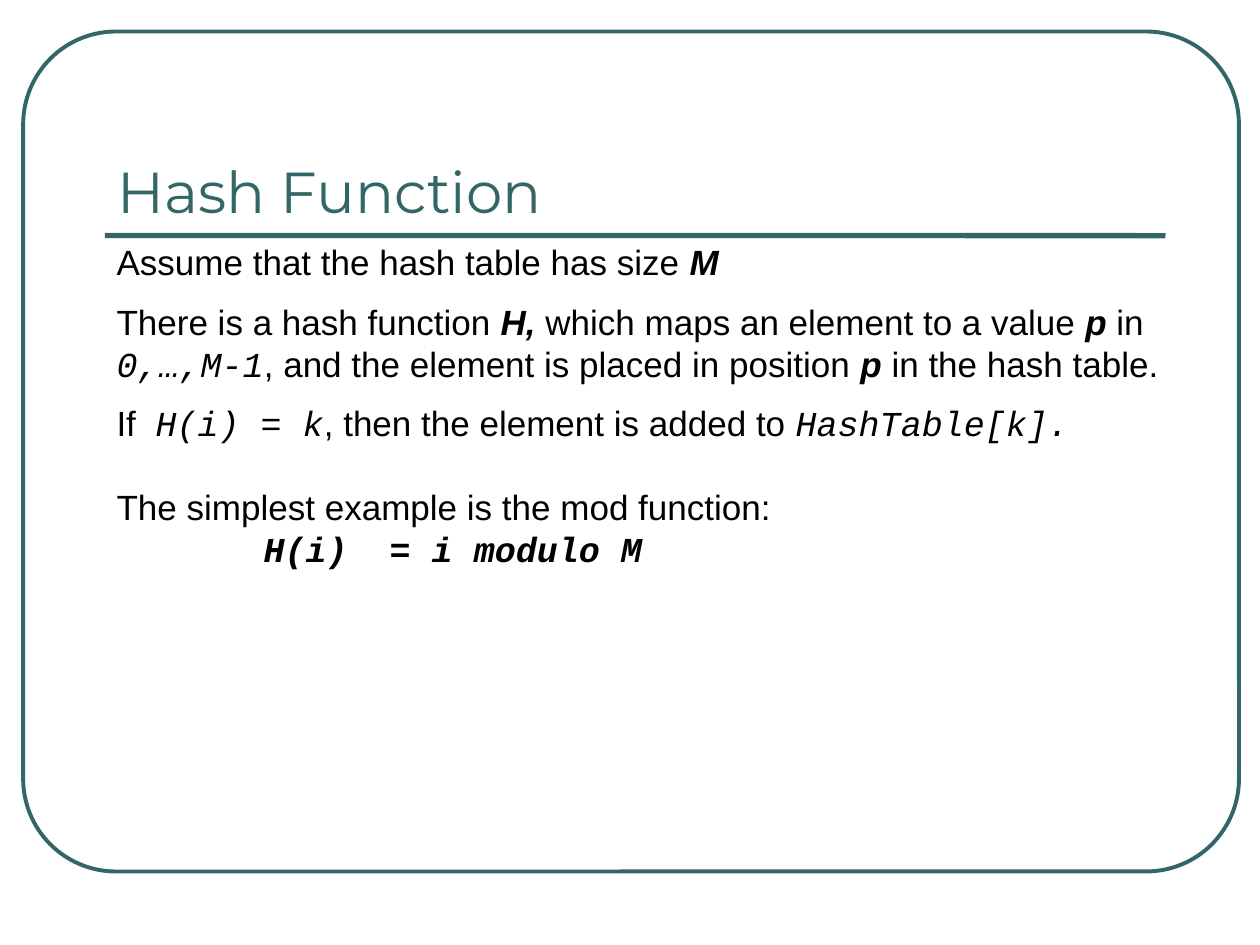
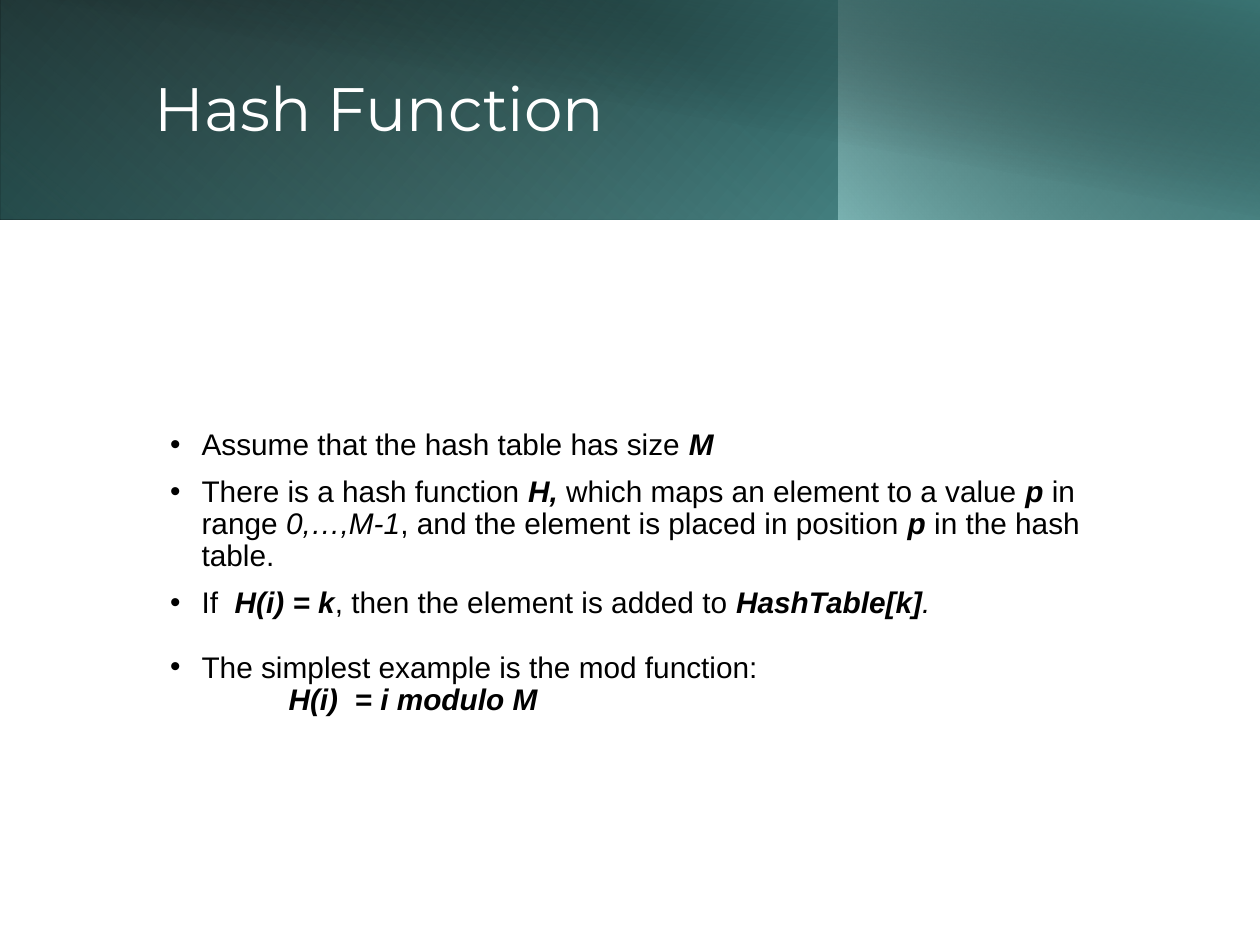
Before and after one commit to rugbyprof/3013-Algorithms, a slide deck: slide 23 of Lectures/07-Hashing/Hashing_Feb_16_2021.pptx (slide 22 before the commit). Drawn at 1260x945 pixels with LibreOffice and Linux fonts; fonts in the diff are those of the drawing. Boxes give left, top, right and bottom in pixels: in the first picture for what was removed or moved away, otherwise in the second. Text is boxed around its words. In the diff, an @@ line names an element or a change of style, - is before the commit and + after.

Commit message:
hash ppt

```diff
--- a/Lectures/07-Hashing/Hashing_Feb_16_2021.pptx
+++ b/Lectures/07-Hashing/Hashing_Feb_16_2021.pptx
@@ rectangle added at [0,0,1260,219], fill gradient #000000 to #5BB0AF @@
@@ rectangle added at [0,0,839,219], fill gradient #97CDCC to #3A7877 @@
@@ rectangle added at [48,0,1260,220], fill gradient #000000 to #3A7877 @@
@@ rectangle added at [839,0,1260,219], fill gradient #97CDCC to #000000 @@
@@ rounded rectangle removed at [23,32,1239,872] @@
@@ text "Hash Function": place and size @@
-text "Hash Function" at [117,170,542,214]
+text "Hash Function" at [154,85,604,132]
@@ text "Hash Function" at [154,85,604,132]: size 33 to 35 pt, text colour #336666 to #FFFFFF; line spacing 1 to 0.9; more space between paragraphs; vertical alignment bottom to middle @@
@@ line removed from (105, 236) to (1166, 236) @@
@@ text "Assume that the hash table ...": place and size @@
-text "Assume that the hash table ..." at [117,249,1159,570]
+text "Assume that the hash table ..." at [202,433,1080,715]
@@ text "Assume that the hash table ..." at [202,433,1080,715]: vertical alignment top to middle @@
@@ text at [202,433,930,715]: size 20 to 17 pt in "Assume that the hash table has size ...", "If H(i) = k, then the element ...", "The simplest example is the mod function:", "H(i) = i modulo M"; font Courier New to Arial in "H(i) = k, HashTable[k].", "H(i) = i modulo M"; bold on in "H(i) = k, HashTable[k]."; bullet none to •; line spacing 1 to 0.9; less space between paragraphs @@
@@ text at [202,480,1080,567]: text changed; size 20 to 17 pt @@
-There is a hash function H, which maps an element to a value p in
-0,…,M-1, and the element is placed in position p in the hash table.
+• There is a hash function H, which maps an element to a value p in range 0,…,M-1, and the element is placed in position p in the hash table.
```
Also in this commit, not shown: 23 other slides changed, 6 slides added, 5 slides removed, 5 other files.
